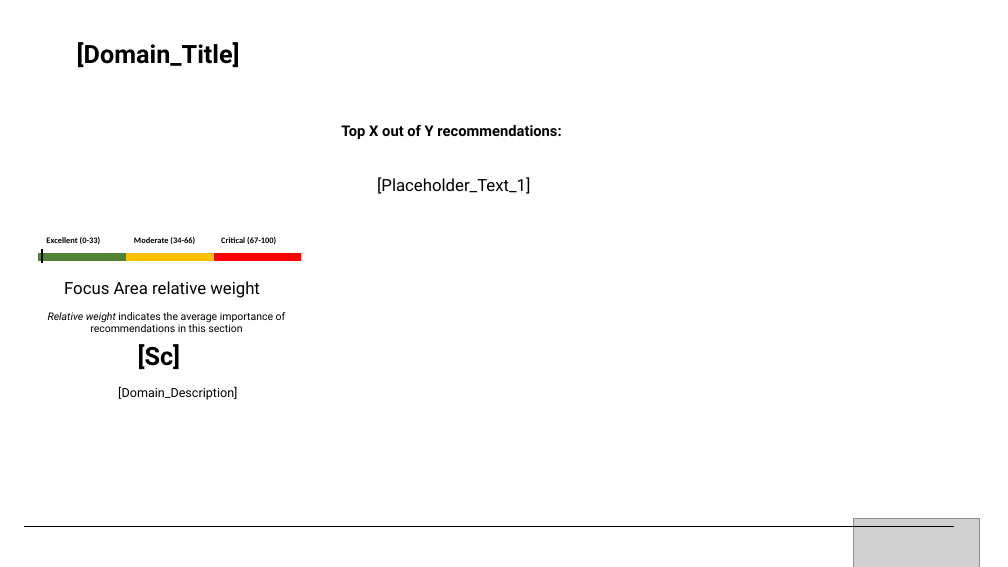
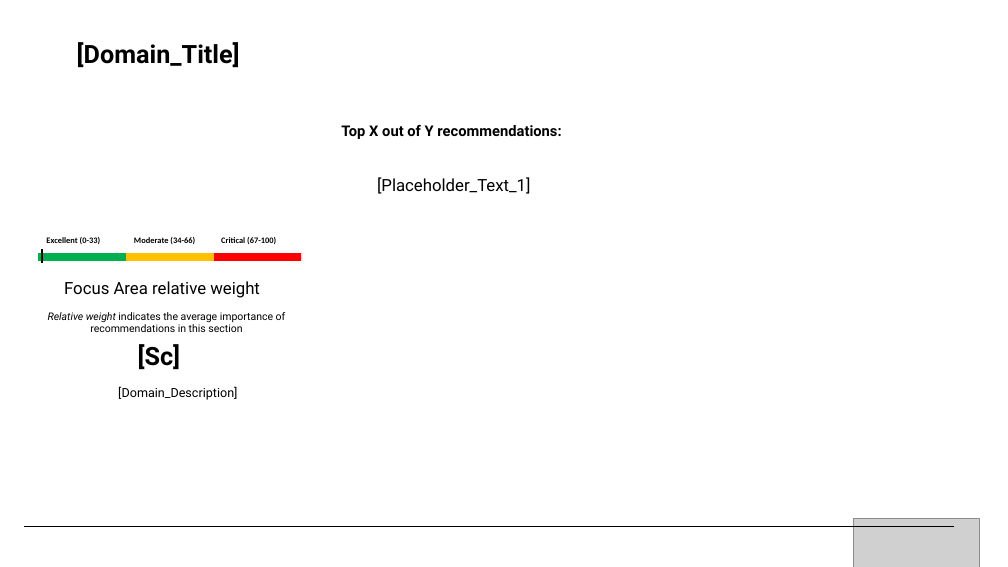
Before and after one commit to Azure/WellArchitected-Tools, a slide deck: slide 10 of WARP/devops/PnP_PowerPointReport_Template.pptx. Drawn at 1008x567 pixels with LibreOffice and Linux fonts; fonts in the diff are those of the drawing; grey boxes stand for pictures. Boxes give left, top, right and bottom in pixels: in the first picture for what was removed or moved away, otherwise in the second. Text is boxed around its words. In the diff, an @@ line names an element or a change of style, - is before the commit and + after.

```diff
--- a/WARP/devops/PnP_PowerPointReport_Template.pptx
+++ b/WARP/devops/PnP_PowerPointReport_Template.pptx
@@ rectangle at <box>39,253,126,260</box>: fill #548235 to #00B050; outline #548235 1 pt to #00B050 1 pt @@
```
Also in this commit, not shown: 2 other slides changed, 1 other file.
